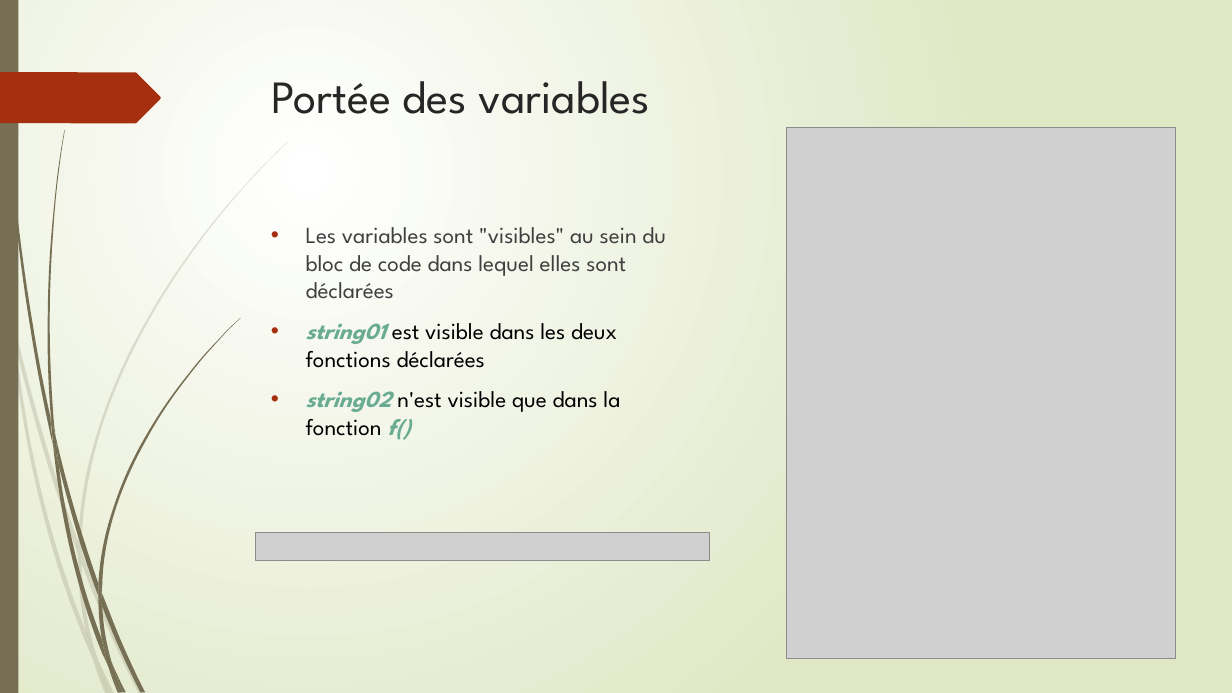
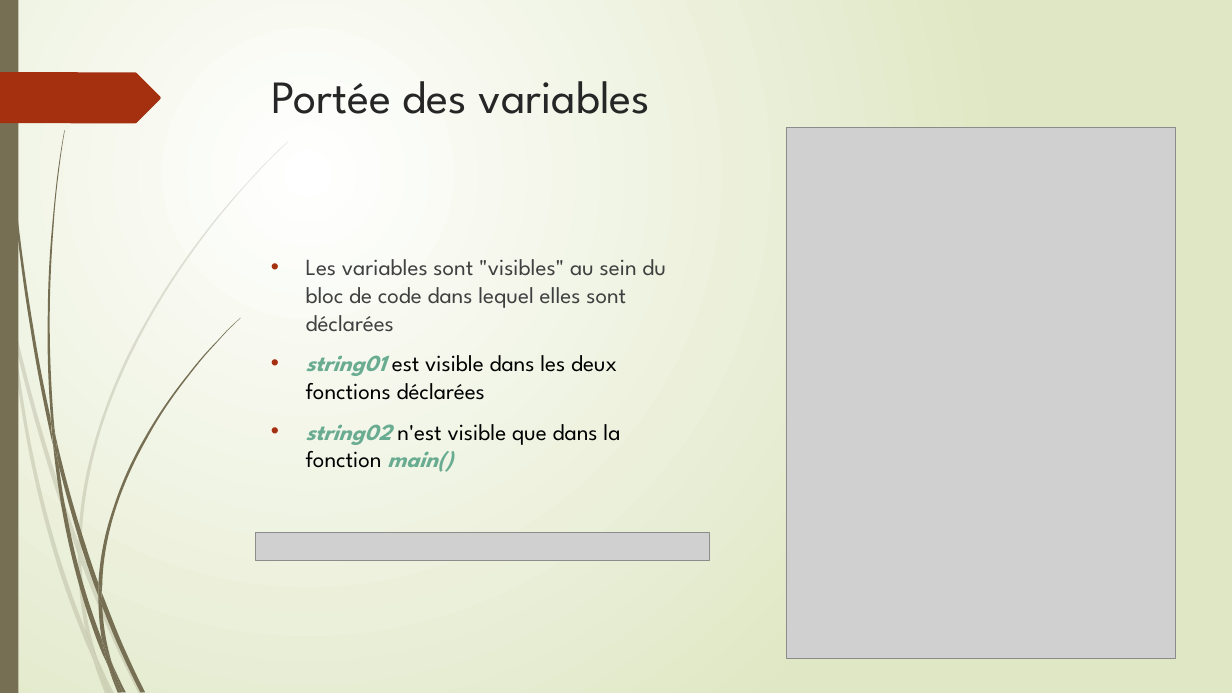
Before and after one commit to thierrydecker/learning-go, a slide deck: slide 27 of documentations/learning-go.pptx. Drawn at 1232x693 pixels with LibreOffice and Linux fonts; fonts in the diff are those of the drawing; grey boxes stand for pictures. Boxes give left, top, right and bottom in pixels: in the first picture for what was removed or moved away, otherwise in the second. Text is boxed around its words. In the diff, an @@ line names an element or a change of style, - is before the commit and + after.

```diff
--- a/documentations/learning-go.pptx
+++ b/documentations/learning-go.pptx
@@ text "Les variables sont "visibles" au ..." at (306, 259, 666, 472): vertical alignment top to middle @@
@@ text at (306, 424, 620, 472): text changed @@
-• string02 n'est visible que dans la fonction f()
+• string02 n'est visible que dans la fonction main()
```
Also in this commit, not shown: 1 slide added, 2 other files.
